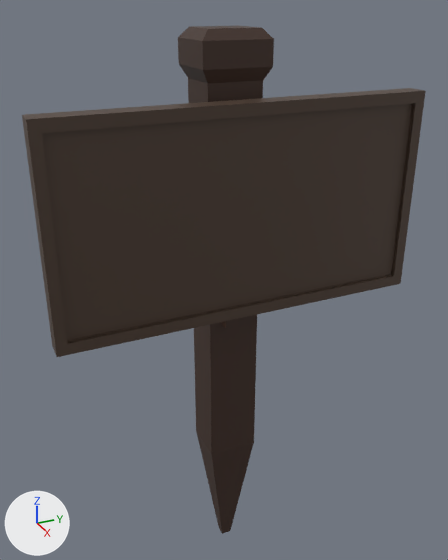
The FBX model The Green Carnival Game/Assets/Models/Imported Models/Parkour sign.fbx: old version first, new version second.
The view is the same before and after, from a camera (50 mm lens) standing at (5.65, -2.55, 6.76) and looking at (-0.1, 0.03, 3.89). Arrows for +X, +Y and +Z are at lower left; the lights stay in place. Where no turn or scale is listed for an object, it has been applied to the vertices.

Objects in the first picture: 'Sign post.002', 'Sign.002'.
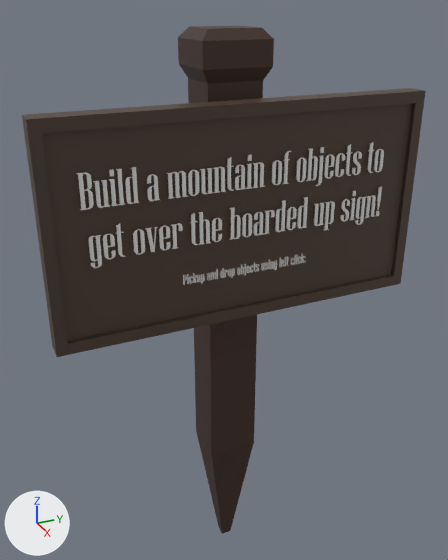
Commit message: Signs redo
converted text to mesh

Scene script edits in JSON lines:
```json
{"op": "add", "block": "me_text_011", "code": ["me_text_011 = bpy.data.meshes.new('Text.011')", "me_text_011.from_pydata(...)  # 10022 vertices, 14913 faces; spans x -0.01..0.0, y -1.6..1.54, z -0.55..0.32"]}
{"op": "add", "block": "me_text_010", "code": ["me_text_010 = bpy.data.meshes.new('Text.010')", "me_text_010.from_pydata(...)  # 6484 vertices, 9618 faces; spans x -0.041..0.041, y -0.683..0.682, z -0.021..0.102"]}
{"op": "add", "block": "ob_text_003", "code": ["ob_text_003 = bpy.data.objects.new('Text.003', me_text_011)", "ob_text_003.location = (0.57, 0.0, 5.12)"]}
{"op": "add", "block": "ob_text_002", "code": ["ob_text_002 = bpy.data.objects.new('Text.002', me_text_010)", "ob_text_002.location = (0.54, 0.0, 4.24)"]}
```

Location of each change, (x1, y1, x2, y2) in pixels of the pictures (448 x 560 px):
```json
{"object": "Text.003", "change": "added", "after": [76, 142, 384, 268]}
{"object": "Text.002", "change": "added", "after": [183, 254, 306, 285]}
```
